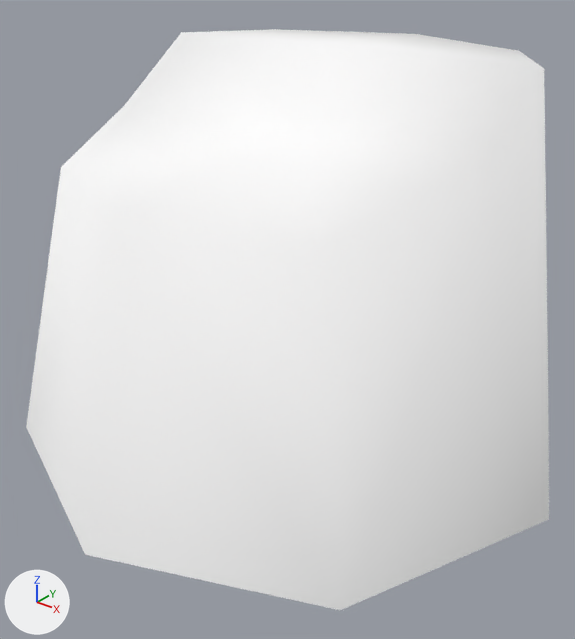
The glTF model public/3d/item/model__item__room.ofs_3141_0/3141IMFY02_03.gltf as it was, and as the next commit left it.
Camera for both pictures: a camera (50 mm lens) standing at (0.716, -0.918, 0.738) and looking at (0.018, -0.045, 0.197). Every picture has the same lights, and +X, +Y and +Z are marked at lower left. The first picture is the older version.

Script lines for the objects in view, before the commit:
```python
mat_imfy02_03_0 = principled_material('imfy02_03_0')
mat_imfy02_03_0.base_color = (1.0, 1.0, 1.0)  # white #ffffff
mat_imfy02_03_0.roughness = 1.0
mat_imfy02_03_1 = principled_material('imfy02_03_1')
mat_imfy02_03_1.base_color = (1.0, 1.0, 1.0)  # white #ffffff
mat_imfy02_03_1.roughness = 1.0
me_3141imfy02_03 = bpy.data.meshes.new('3141IMFY02_03')
me_3141imfy02_03.from_pydata(...)  # 20 vertices, 30 faces; spans x -0.45..0.45, y -0.45..0.45, z 0.0..0.585
# faces by material slot: [18, 12]
me_3141imfy02_03.materials.append(mat_imfy02_03_1)  # white #ffffff
me_3141imfy02_03.materials.append(mat_imfy02_03_0)  # white #ffffff
ob_3141imfy02_03 = bpy.data.objects.new('3141IMFY02_03', me_3141imfy02_03)
ob_3141imfy02_03.location = (0.0, 0.0, 0.0)
```
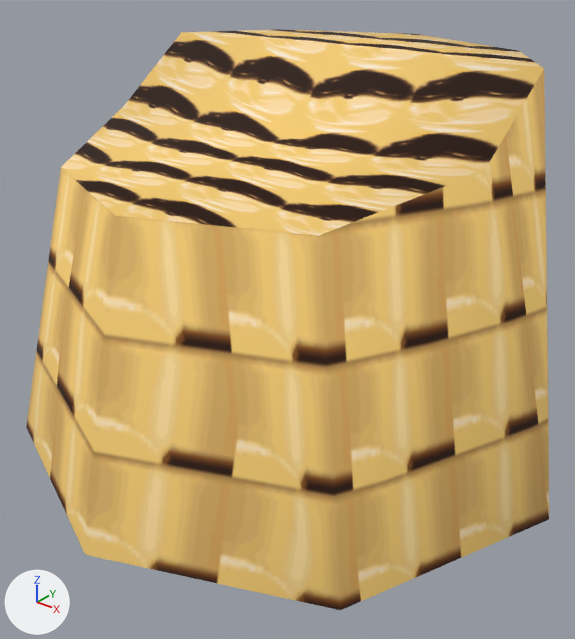
Location of each change, [x1, y1, x2, y2] in pixels of the pictures (575 x 639 px):
'3141IMFY02_03', surface changed (white to beige): [26, 29, 549, 610] in both

Edits to the bpy script that builds the scene:
```text
Add img_imfy02_03_0:
    img_imfy02_03_0 = load_image('imfy02_03_0', '_unpacked/imfy02_03_0', 64, 32, 'sRGB')
Add img_imfy02_03_1:
    img_imfy02_03_1 = load_image('imfy02_03_1', '_unpacked/imfy02_03_1', 64, 32, 'sRGB')
Change mat_imfy02_03_1:
    remove mat_imfy02_03_1.base_color = (1.0, 1.0, 1.0)  # white #ffffff
    add mat_imfy02_03_1.texture = img_imfy02_03_1
Change mat_imfy02_03_0:
    remove mat_imfy02_03_0.base_color = (1.0, 1.0, 1.0)  # white #ffffff
    add mat_imfy02_03_0.texture = img_imfy02_03_0
```
